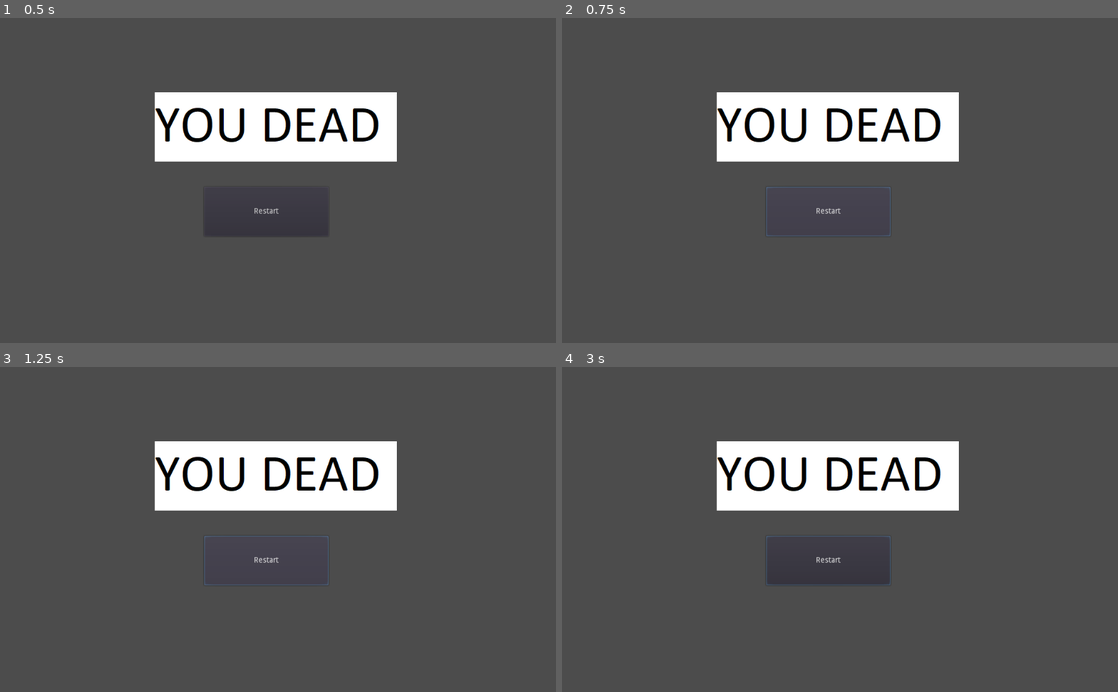
Above: before the commit, frames 1-4 (two rows, left to right).
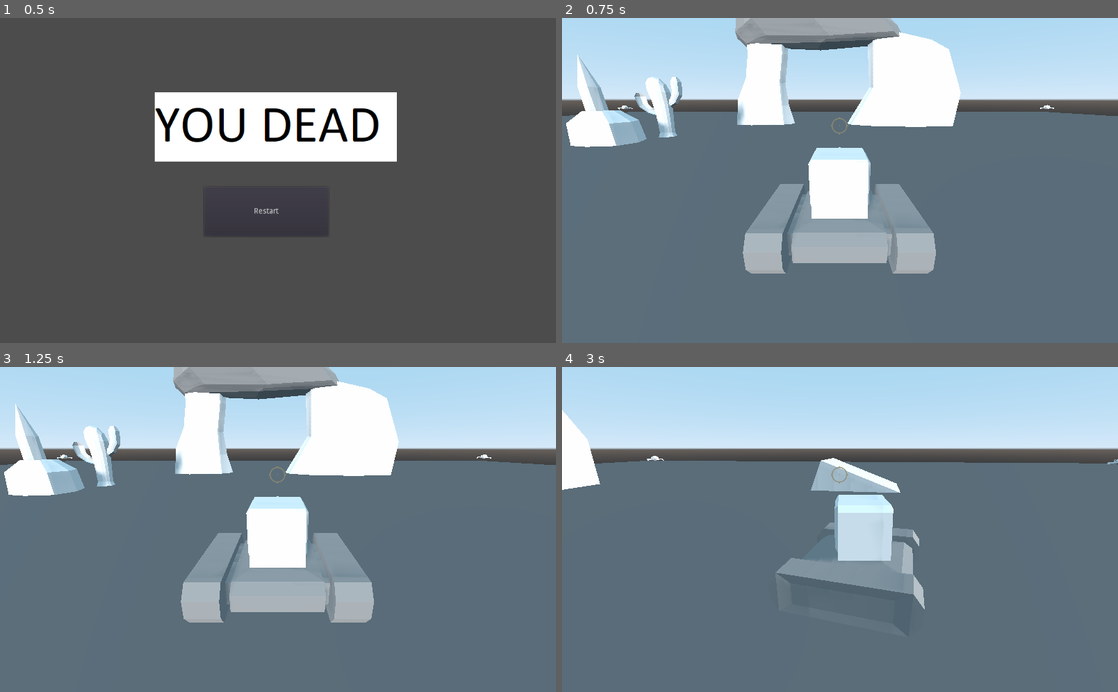
Above: after the commit, the same moments.

Repository: HelmetBugg/BioTank
Game: Godot game, scene res://DeadScreen.tscn
Two runs of this game, one before a commit and one after it. Both use one fixed random seed, a clock stepped at 60 frames per second and the inputs below. This scene is started directly instead of the project's main scene.
Inputs (mouse positions are in pixels of both pictures, inside the frame that each line leads up to):
- Up to frame 1 (0.5 s): no input
- Up to frame 2 (0.75 s): click "Restart" at 0.5 s
- Up to frame 3 (1.25 s): no input
- Up to frame 4 (3 s): click (828, 562) at 1.25 s, where only the run before the commit has a clickable "Restart"; click (828, 562) at 2 s, where only the run before the commit has a clickable "Restart"; move the mouse to (962, 513) at 2.77 s; press the mouse at (962, 513) at 2.78 s; hold D (turn_right) from 2.78 s (still down)

Frame 1 is identical in both runs. In frame 2, 96% of the frame differs, in the area x 0-100%, y 0-100%; in frame 3, 96%; in frame 4, 98%.

Commit message:
made restart screen clickable and enemies don't kill you on death

Diff:
--- a/DeadScreen.tscn
+++ b/DeadScreen.tscn
@@ -1,6 +1,7 @@
-[gd_scene load_steps=2 format=2]
+[gd_scene load_steps=3 format=2]
 
 [ext_resource path="res://dead_screen.png" type="Texture" id=1]
+[ext_resource path="res://RestartButton.gd" type="Script" id=2]
 
 [node name="DeadScreen" type="Control"]
 margin_left = -1.0
@@ -22,3 +23,6 @@
 margin_right = 593.616
 margin_bottom = 382.87
 text = "Restart"
+script = ExtResource( 2 )
+
+[connection signal="button_up" from="RestartButton" to="RestartButton" method="_on_RestartButton_button_up"]
--- a/Enemy.gd
+++ b/Enemy.gd
@@ -21,7 +21,8 @@
 	move_and_collide(vec_to_player * MOVE_SPEED * delta)
 
 func _process(delta):
-	attack()
+	if !dead:
+		attack()
 
 func attack():
 	var coll = raycast.get_collider()
--- a/RestartButton.gd
+++ b/RestartButton.gd
@@ -1,19 +1,9 @@
 extends Button
-
-
-# Declare member variables here. Examples:
-# var a = 2
-# var b = "text"
-
 
 # Called when the node enters the scene tree for the first time.
 func _ready():
 	Input.set_mouse_mode(0);
 	Input.set_mouse_mode(Input.MOUSE_MODE_VISIBLE)
 
-
-# Called every frame. 'delta' is the elapsed time since the previous frame.
-#func _process(delta):
-
-func _on_RestartButton_pressed():
+func _on_RestartButton_button_up():
 	get_tree().change_scene("res://Main.tscn")
Not shown, added: arockcolor.png.import
Not shown, added: res/A rock.obj.import
Not shown, added: res/arockcolor.png.import
Not shown, added: res/plantcolor.png.import
